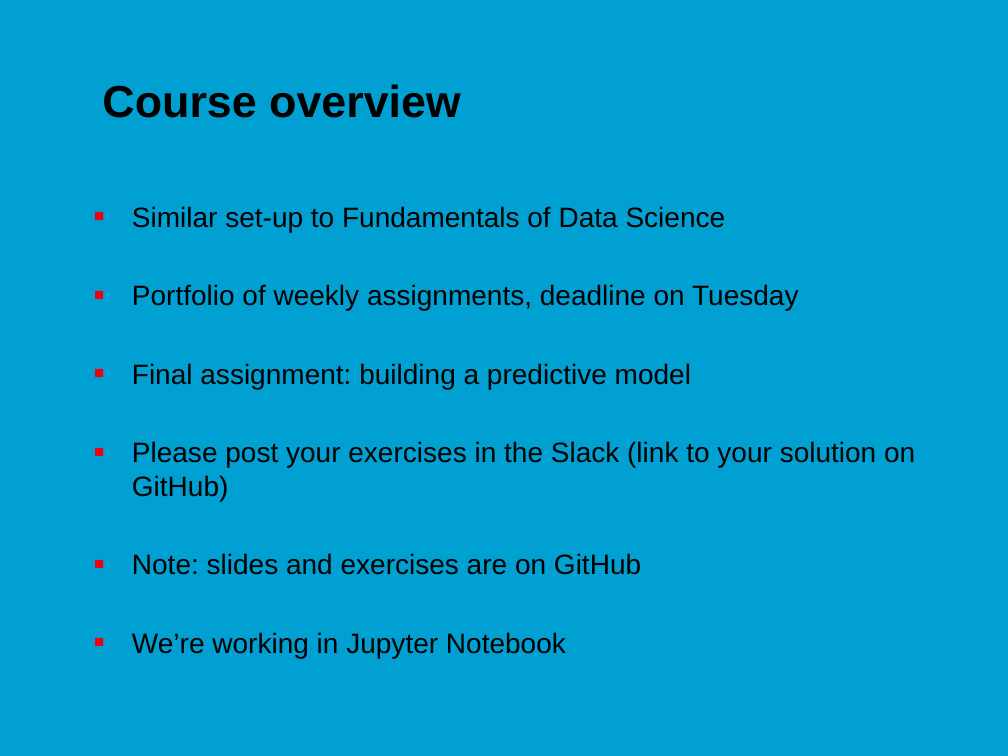
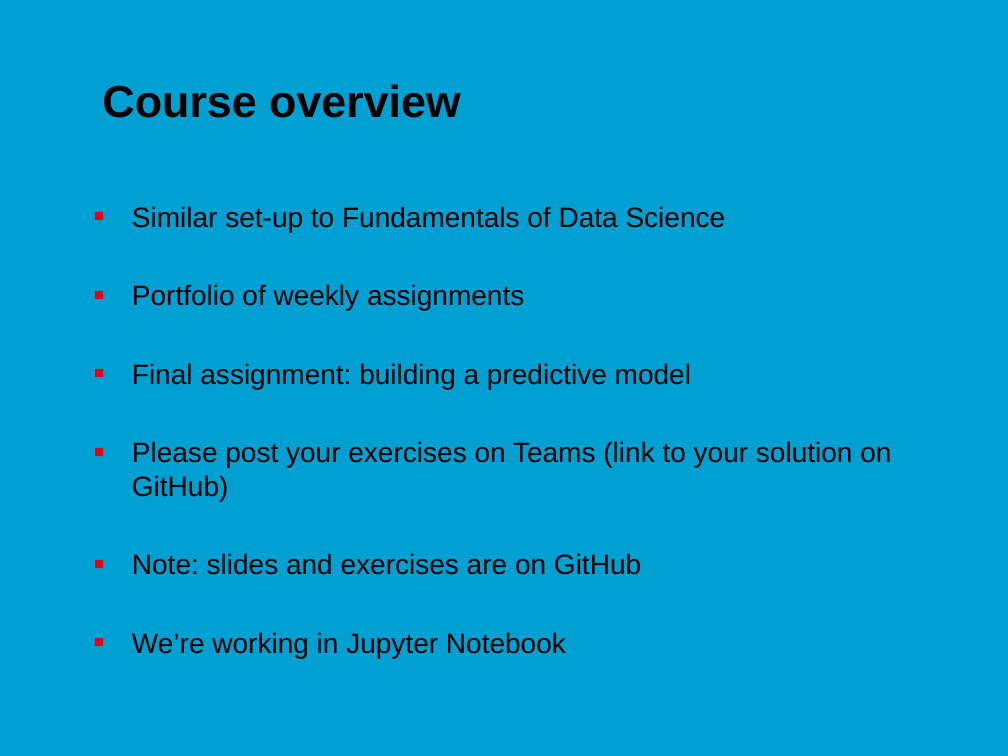
Before and after one commit to jonasmoons/data-driven-learning, a slide deck: slide 8 of slides/Week 1 - data and distributions.pptx. Drawn at 1008x756 pixels with LibreOffice and Linux fonts; fonts in the diff are those of the drawing; background and template pictures are left out. Boxes give left, top, right and bottom in pixels: in the first picture for what was removed or moved away, otherwise in the second. Text is boxed around its words. In the diff, an @@ line names an element or a change of style, - is before the commit and + after.

```diff
--- a/slides/Week 1 - data and distributions.pptx
+++ b/slides/Week 1 - data and distributions.pptx
@@ text at (132,284,524,310): text changed @@
-■ Portfolio of weekly assignments, deadline on Tuesday
+■ Portfolio of weekly assignments
@@ text at (132,441,891,501): text changed @@
-■ Please post your exercises in the Slack (link to your solution on GitHub)
+■ Please post your exercises on Teams (link to your solution on GitHub)
```
Also in this commit, not shown: 5 other slides changed, 2 slides added, 1 slide removed, 5 other files.
